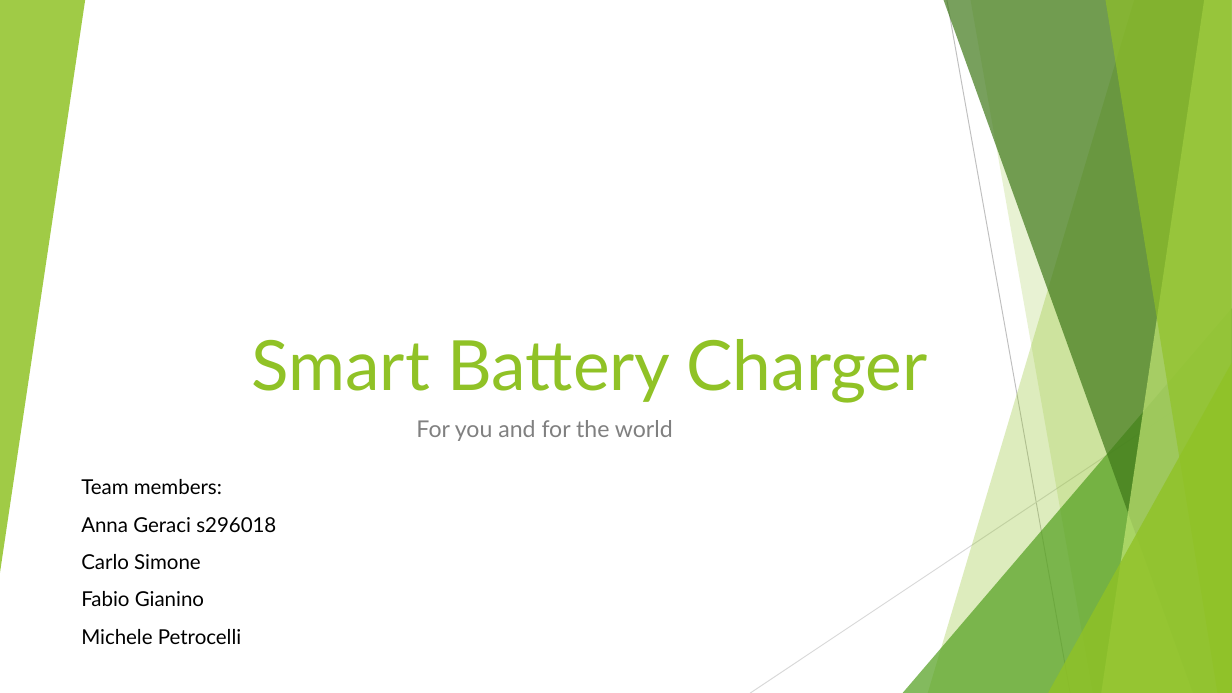
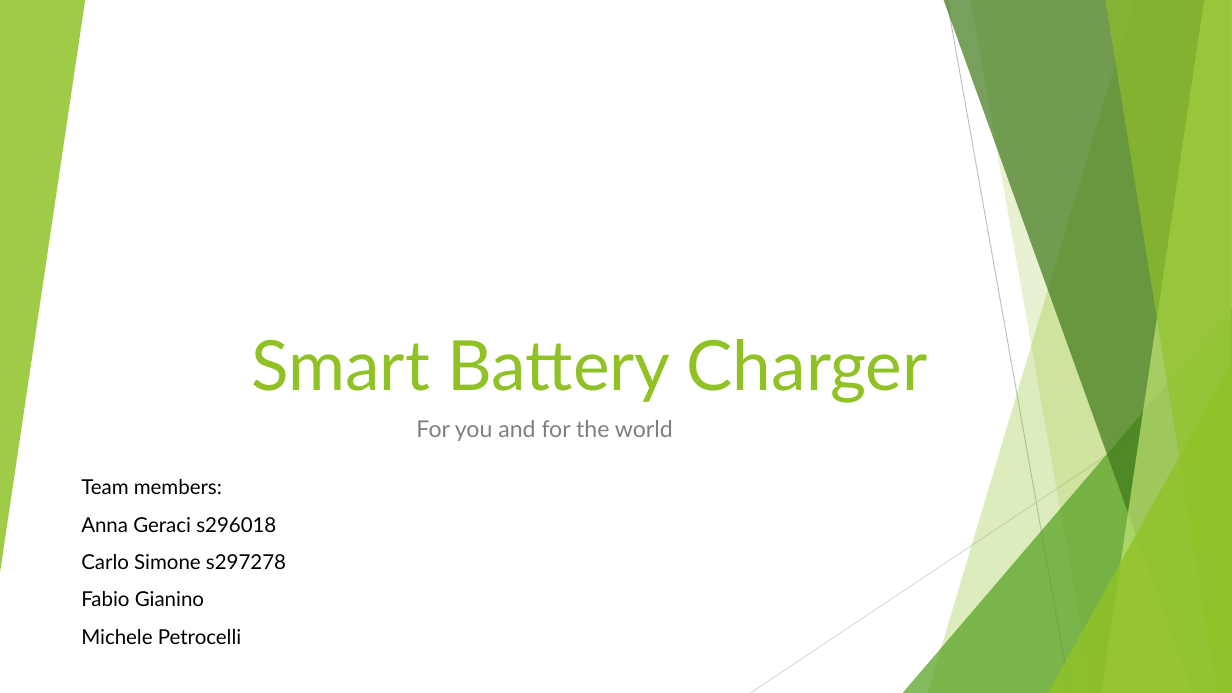
Before and after one commit to annageraci/Battery_Charger_Smart, a slide deck: slide 1 of Materiale Extra/Presentazione del progetto .pptx. Drawn at 1232x693 pixels with LibreOffice and Linux fonts; fonts in the diff are those of the drawing. Boxes give left, top, right and bottom in pixels: in the first picture for what was removed or moved away, otherwise in the second. Text is boxed around its words. In the diff, an @@ line names an element or a change of style, - is before the commit and + after.

Commit message:
Anna e Carlo

```diff
--- a/Materiale Extra/Presentazione del progetto .pptx
+++ b/Materiale Extra/Presentazione del progetto .pptx
@@ text at [81,554,286,569]: text changed @@
-Carlo Simone
+Carlo Simone s297278
```
Also in this commit, not shown: 8 slides added, 1 slide removed.
